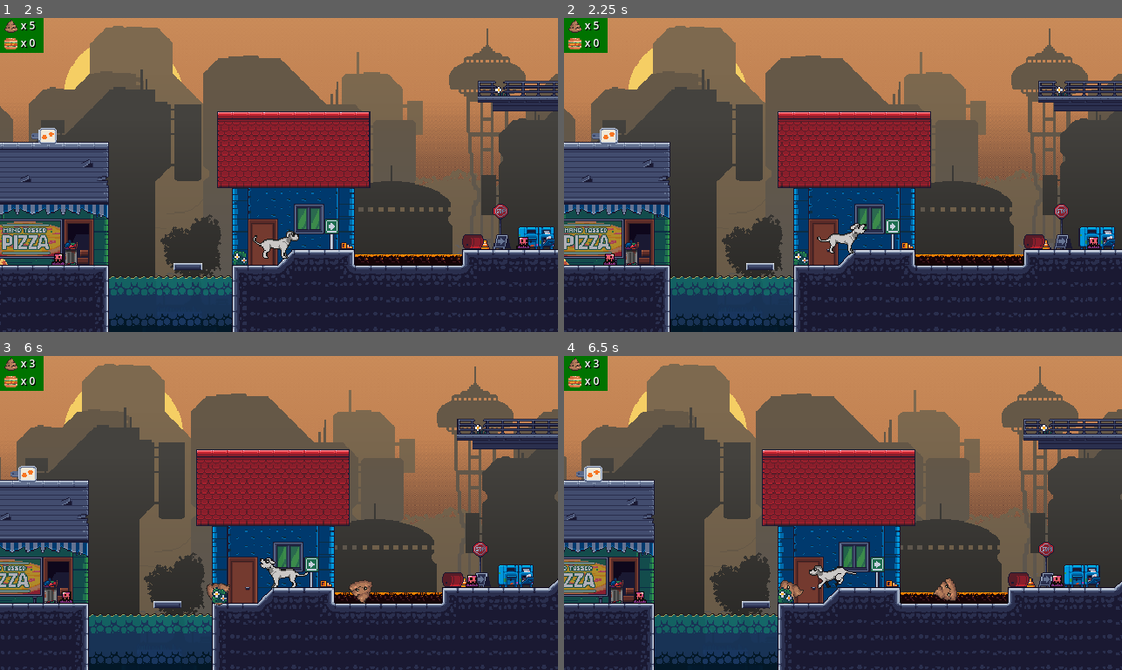
Above: before the commit, frames 1-4 (two rows, left to right).
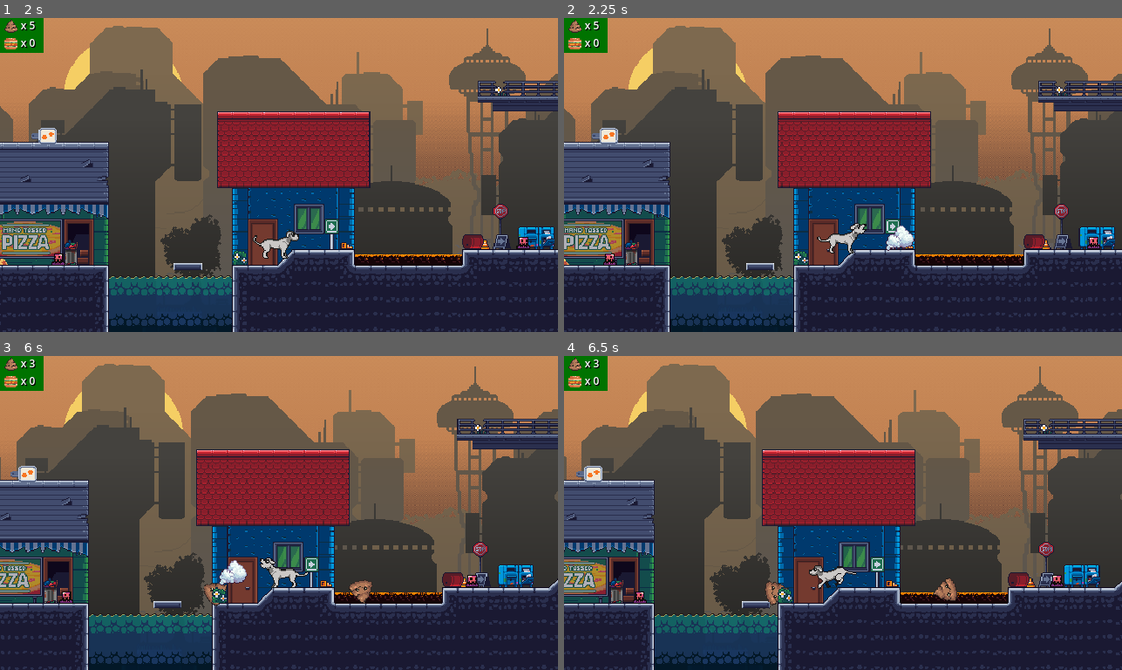
Above: after the commit, the same moments.

Repository: LukasRoeding/walk-your-human
Game: Godot game, scene res://scenes/main_menu.tscn
The game is run twice, just before and just after one commit, with the same random seed, the same clock (stepped at 60 frames per second) and the same inputs.
Inputs (mouse positions are in pixels of both pictures, inside the frame that each line leads up to):
- Up to frame 1 (2 s): click "Spielen" at 0.5 s; click "OK" at 1.25 s
- Up to frame 2 (2.25 s): tap Enter at 2 s; move the mouse to (965, 159) at 2.02 s; hold Right (move_right) from 2.03 s (still down); tap 1 (bark) at 2.1 s; click (965, 159) at 2.17 s
- Up to frame 3 (6 s): tap Space (jump) at 2.27, 3.02, 4.52, 5.27 s; tap 2 (shit) at 2.3, 2.85, 3.8, 4.35, 5.3 s; move the mouse to (167, 528) at 2.77 s; tap 1 (bark) at 3.05, 3.6, 4.55, 5.85 s; move the mouse to (334, 443) at 3.52 s; release Right (move_right) at 3.53 s; hold Left (move_left) 3.53-4.28 s; move the mouse to (251, 575) at 4.27 s; hold Right (move_right) 4.28-5.78 s; click (251, 575) at 4.42 s; move the mouse to (446, 560) at 5.02 s; tap 3 (sleep) at 5.1 s; move the mouse to (111, 465) at 5.77 s; hold Left (move_left) from 5.78 s (still down)
- Up to frame 4 (6.5 s): keep holding Left (move_left); tap Space (jump) at 6.02 s

Frame 1 is identical in both runs. In frame 2, 0.3% of the frame differs, in the area x 57-63%, y 66-75%; in frame 3, 0.4%, in the area x 36-45%, y 65-80%; in frame 4, 0.2%.

Commit message:
add a projectile when you bark

Diff:
--- /dev/null
+++ b/scenes/bark.tscn
@@ -0,0 +1,22 @@
+[gd_scene load_steps=4 format=3 uid="uid://cuikbjocp1q1w"]
+
+[ext_resource type="Script" uid="uid://6jp1pea1tx5h" path="res://scripts/bark.gd" id="1_n7h7y"]
+[ext_resource type="Texture2D" uid="uid://d3xm4s6eubdav" path="res://assets/sprites/cloud.png.png" id="2_n7h7y"]
+
+[sub_resource type="RectangleShape2D" id="RectangleShape2D_n7h7y"]
+
+[node name="bark" type="CharacterBody2D"]
+script = ExtResource("1_n7h7y")
+
+[node name="Sprite2D" type="Sprite2D" parent="."]
+z_index = 4
+texture = ExtResource("2_n7h7y")
+
+[node name="CollisionShape2D" type="CollisionShape2D" parent="."]
+position = Vector2(1, 1)
+shape = SubResource("RectangleShape2D_n7h7y")
+
+[node name="DeathTimer" type="Timer" parent="."]
+wait_time = 0.5
+
+[connection signal="timeout" from="DeathTimer" to="." method="_on_death_timer_timeout"]
--- /dev/null
+++ b/scripts/bark.gd
@@ -0,0 +1,20 @@
+extends CharacterBody2D
+
+var pos:Vector2
+var rota:float
+var dir:float
+var speed = 200
+@onready var death_timer: Timer = $DeathTimer
+
+func _ready():
+	add_to_group("enemy_killer")
+	global_position=pos
+	death_timer.start()
+
+func _physics_process(delta: float) -> void:
+	velocity = Vector2(speed * dir * -1, 0)
+
+	move_and_slide()
+
+func _on_death_timer_timeout() -> void:
+	queue_free()
--- a/scripts/player.gd
+++ b/scripts/player.gd
@@ -22,6 +22,7 @@
 @onready var animated_sprite_2d: AnimatedSprite2D = $AnimatedSprite2D
 
 var shit = preload("res://scenes/shit.tscn")
+const BARK_SCENE = preload("res://scenes/bark.tscn")
 
 func _physics_process(delta: float) -> void:
 	if(level_stopped):
@@ -43,6 +44,15 @@
 	if Input.is_action_just_pressed("bark") and is_on_floor() and timers_stopped():
 		bark_timer.start()
 		bark.play()
+
+		var fired_bark = BARK_SCENE.instantiate()
+		var direction = -1
+		if animated_sprite_2d.flip_h:
+			direction = 1
+		fired_bark.dir = direction
+		fired_bark.pos = global_position - Vector2(35 * direction, 7)
+		fired_bark.rota = direction
+		get_parent().add_child(fired_bark)
 
 	if Input.is_action_just_pressed("sleep") and is_on_floor() and timers_stopped():
 		sleep_timer.start()
--- a/scripts/purple_slime.gd
+++ b/scripts/purple_slime.gd
@@ -79,6 +79,6 @@
 
 
 func _on_body_entered(body: Node2D) -> void:
-	if body.is_in_group("shit") && body.has_node("CollisionShape2D"):
+	if body.is_in_group("enemy_killer") && body.has_node("CollisionShape2D"):
 		body.get_node("CollisionShape2D").queue_free()
 		die()
--- a/scripts/shit.gd
+++ b/scripts/shit.gd
@@ -2,6 +2,6 @@
 
 # Optional: add some spin or behavior when it spawns
 func _ready():
-	add_to_group("shit")
+	add_to_group("enemy_killer")
 	# This sets a small initial rotation, so it starts rolling
 	angular_velocity = 3.0  # tweak this to spin faster/slower
Binary file added: assets/sprites/cloud.png.png
Not shown, added: assets/sprites/cloud.png.png.import
Not shown, added: scripts/bark.gd.uid
